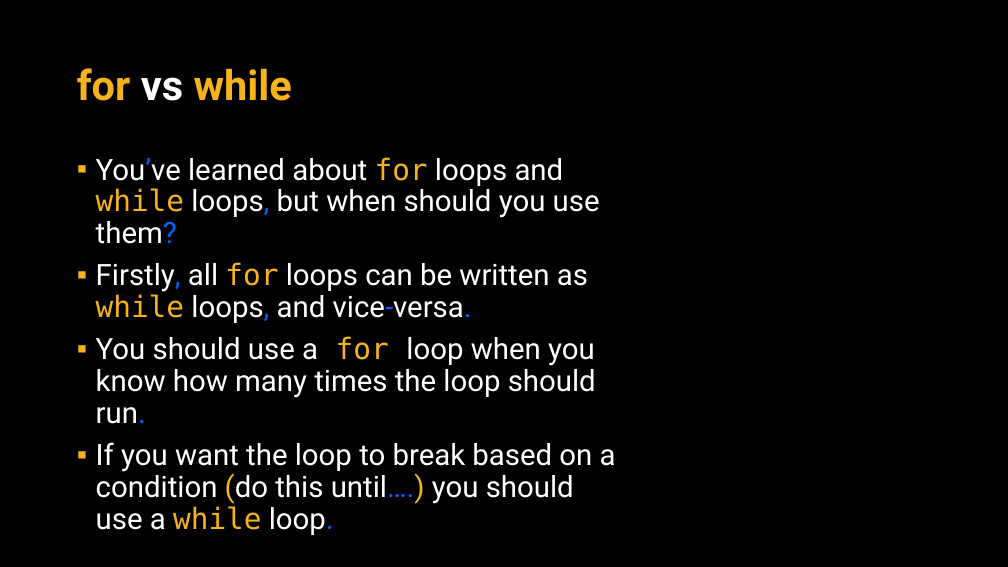
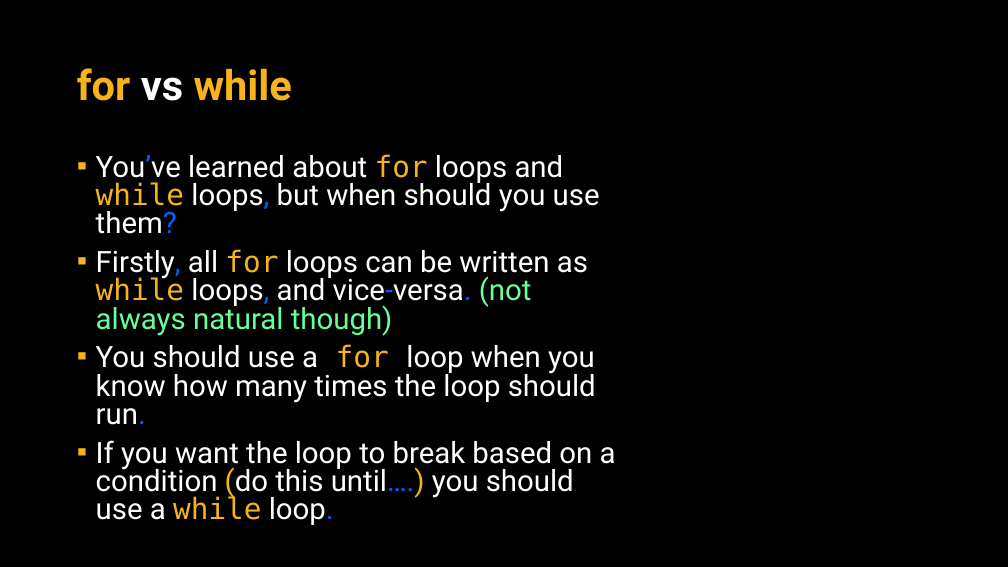
Before and after one commit to APS106/APS106-winter-2026-goodfellow-sutton, a slide deck: slide 22 of lectures/week5/lecture3/slides/week5_lecture3.pptx. Drawn at 1008x567 pixels with LibreOffice and Linux fonts; fonts in the diff are those of the drawing; background and template pictures are left out. Boxes give left, top, right and bottom in pixels: in the first picture for what was removed or moved away, otherwise in the second. Text is boxed around its words. In the diff, an @@ line names an element or a change of style, - is before the commit and + after.

Commit message:
Week 5 for loops edits

```diff
--- a/lectures/week5/lecture3/slides/week5_lecture3.pptx
+++ b/lectures/week5/lecture3/slides/week5_lecture3.pptx
@@ text at [96,154,616,525]: line spacing 0.9 to 0.8 @@
@@ text at [96,249,588,336]: text changed @@
-▪ Firstly, all for loops can be written as while loops, and vice-versa.
+▪ Firstly, all for loops can be written as while loops, and vice-versa. (not always natural though)
```
Also in this commit, not shown: 3 other slides changed, 4 other files.
